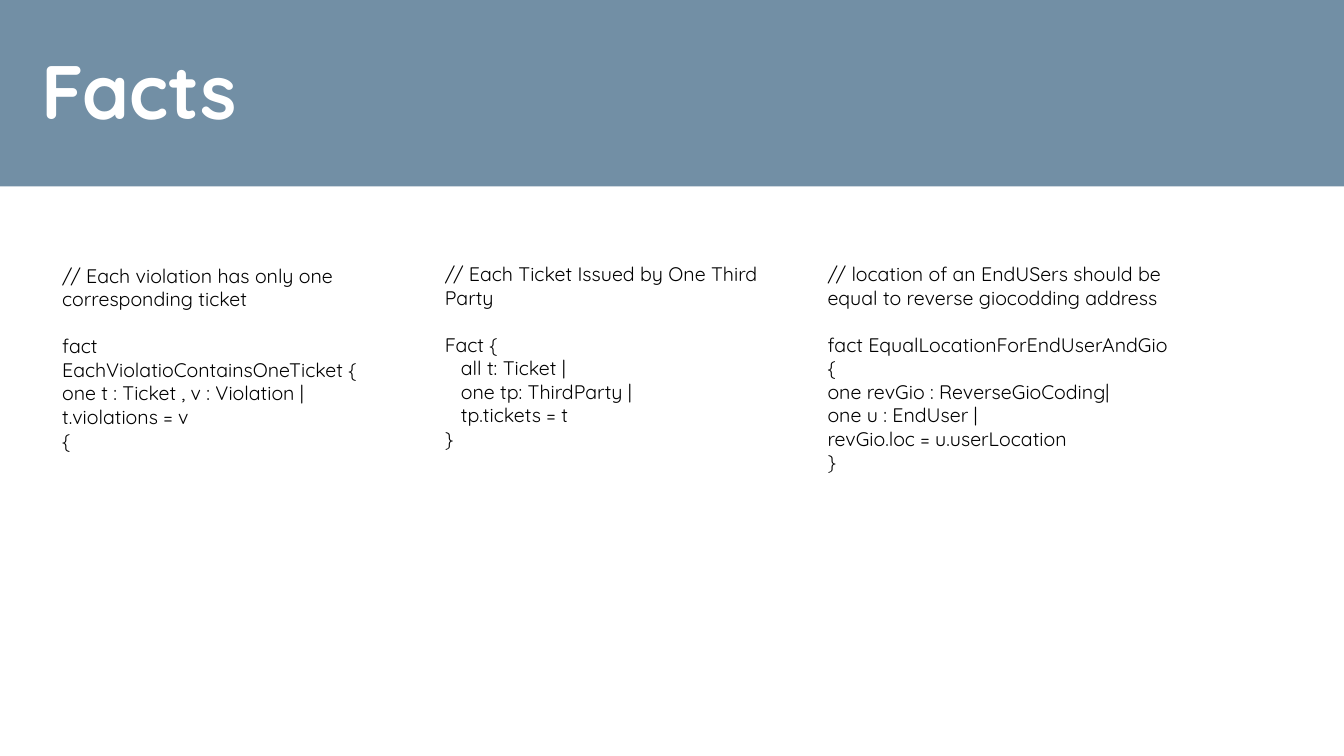
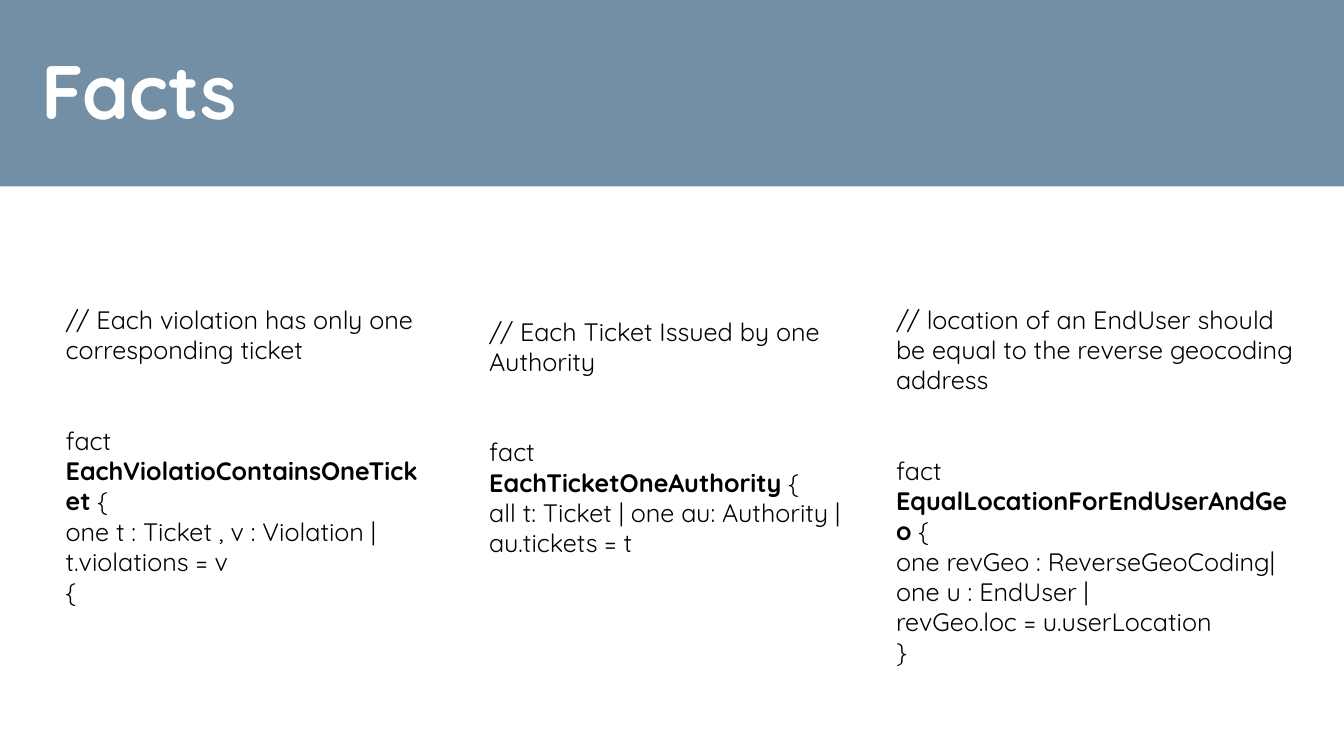
Before and after one commit to TiberioG/SoftwareEngineering2Polimi, a slide deck: slide 8 of Presentation1.pptx. Drawn at 1344x756 pixels with LibreOffice and Linux fonts; fonts in the diff are those of the drawing. Boxes give left, top, right and bottom in pixels: in the first picture for what was removed or moved away, otherwise in the second. Text is boxed around its words. In the diff, an @@ line names an element or a change of style, - is before the commit and + after.

```diff
--- a/Presentation1.pptx
+++ b/Presentation1.pptx
@@ text "// location of an EndUser ...": place and size @@
-text "// location of an EndUser ..." at (828, 266, 1167, 447)
+text "// location of an EndUser ..." at (896, 310, 1293, 632)
@@ text "// Each violation has only ...": place and size @@
-text "// Each violation has only ..." at (62, 268, 343, 425)
+text "// Each violation has only ..." at (66, 310, 413, 572)
@@ text "// Each violation has only ..." at (66, 310, 413, 572): size 14 to 18 pt; bold on in "EachViolatioContainsOneTicket" @@
@@ text at (489, 322, 828, 553): text changed; size 14 to 18 pt @@
-// Each Ticket Issued by One Third Party
-Fact {
-all t: Ticket |
-one tp: ThirdParty |
-tp.tickets = t
-}
+// Each Ticket Issued by one Authority
+fact
+EachTicketOneAuthority {
+all t: Ticket | one au: Authority | au.tickets = t
@@ text at (896, 310, 1293, 576): text changed; size 14 to 18 pt @@
-// location of an EndUSers should be equal to reverse giocodding address
-fact EqualLocationForEndUserAndGio {
-one revGio : ReverseGioCoding|
+// location of an EndUser should be equal to the reverse geocoding address
+fact EqualLocationForEndUserAndGeo {
+one revGeo : ReverseGeoCoding|
@@ text at (896, 582, 1076, 602): size 14 to 18 pt in "one u : EndUser |", "}" @@
@@ text at (896, 605, 1212, 632): text changed; size 14 to 18 pt @@
-revGio.loc = u.userLocation
+revGeo.loc = u.userLocation
```
Also in this commit, not shown: 3 other slides changed, 24 other files.
